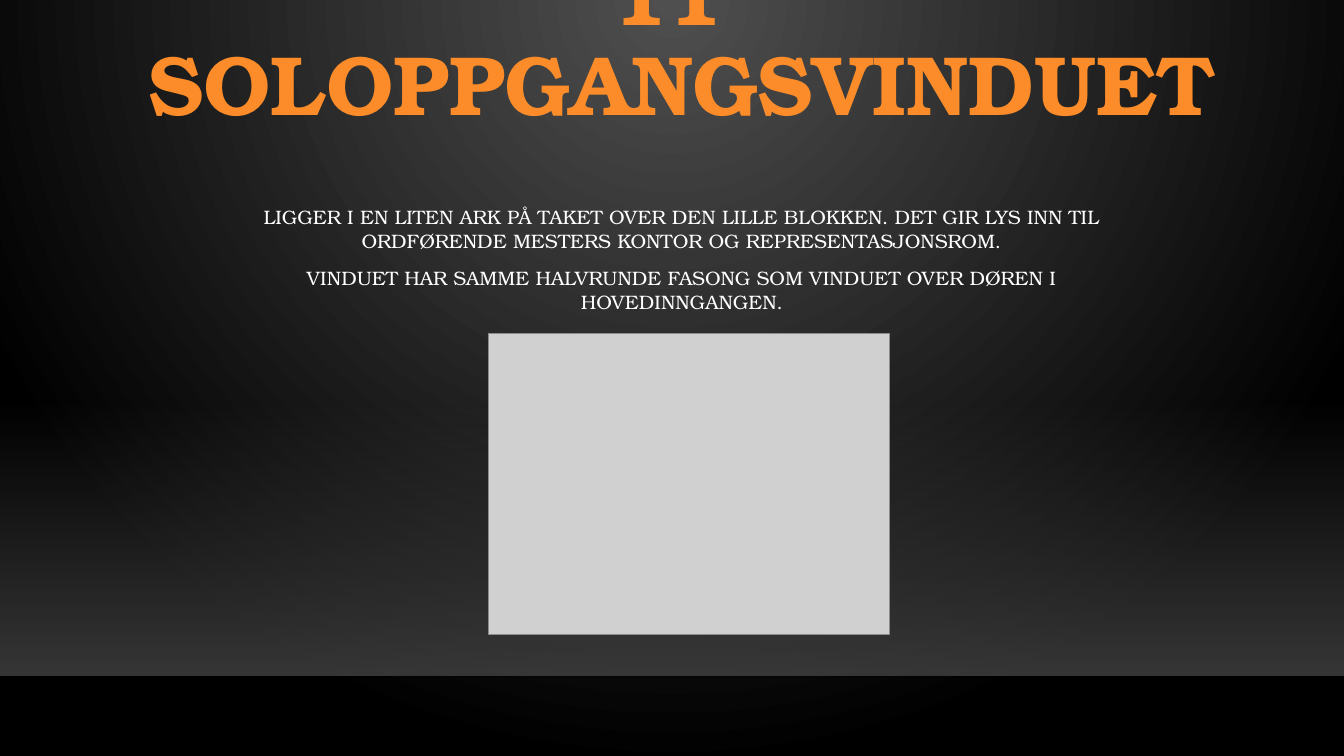
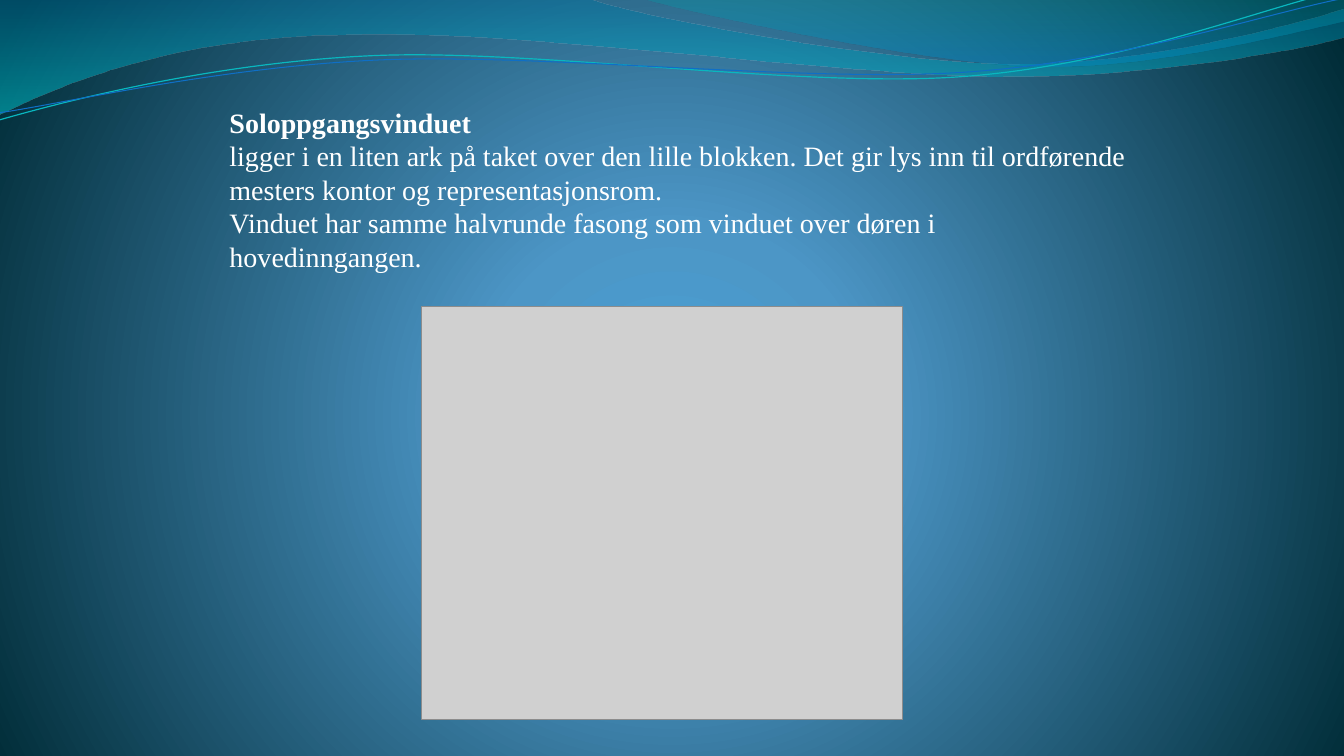
Before and after one commit to skaretk/lightcontrols, a slide deck: slide 12 of light_controller/light_control.pptm (slide 11 before the commit). Drawn at 1344x756 pixels with LibreOffice and Linux fonts; fonts in the diff are those of the drawing; grey boxes stand for pictures; background and template pictures are left out. Boxes give left, top, right and bottom in pixels: in the first picture for what was removed or moved away, otherwise in the second. Text is boxed around its words. In the diff, an @@ line names an element or a change of style, - is before the commit and + after.

```diff
--- a/light_controller/light_control.pptm
+++ b/light_controller/light_control.pptm
@@ background gradient #505050 to #000000 to gradient #4AA0D6 to #4C98C7 to #002C38 @@
@@ freeform shape added at (0, 0, 1344, 114), fill gradient #0074A1 to #00C6CF @@
@@ freeform shape added at (0, 0, 1344, 125), outline #0AB8BF 0.85 pt @@
@@ freeform shape added at (0, 0, 1344, 120), outline #0F6FC6 0.75 pt @@
@@ title removed at (148, 0, 1216, 138) @@
-11 SOLOPPGANGSVINDUET
@@ freeform shape added at (644, 0, 1344, 70), fill gradient #00A1A9 to #008BBF @@
@@ text at (229, 113, 1125, 273): text changed; size 13.9 to 20 pt; font TeX Gyre Bonum to Times New Roman @@
-LIGGER I EN LITEN ARK PÅ TAKET OVER DEN LILLE BLOKKEN. DET GIR LYS INN TIL ORDFØRENDE MESTERS KONTOR OG REPRESENTASJONSROM.
-VINDUET HAR SAMME HALVRUNDE FASONG SOM VINDUET OVER DØREN I HOVEDINNGANGEN.
+Soloppgangsvinduet
+ligger i en liten ark på taket over den lille blokken. Det gir lys inn til ordførende mesters kontor og representasjonsrom.
+Vinduet har samme halvrunde fasong som vinduet over døren i hovedinngangen.
@@ picture: place and size @@
-picture at (488, 334, 889, 634)
+picture at (422, 307, 903, 719)
@@ rectangle removed at (0, 399, 1344, 676) @@
@@ line removed from (0, 677) to (1344, 677) @@
```
Also in this commit, not shown: 13 other slides changed, 1 slide added, 2 slides removed, 3 other files.
